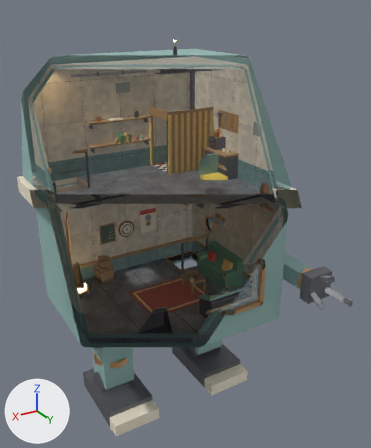
A saved change to the glTF model assets/models/mecha.glb.
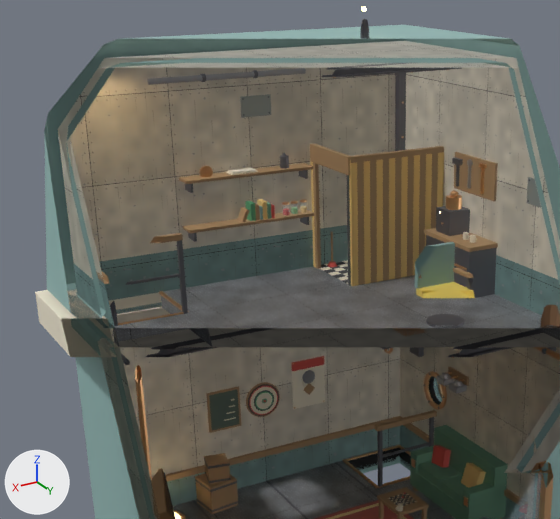
Old and new are each drawn whole from a camera (50 mm lens) standing at (5.44, 10.43, 9.73) and looking at (-0.28, 0.91, 4.97) and again close up on the part from 0% to 72% of the width and 8% to 64% of the height. The lights are fixed; the arrows at lower left show +X, +Y and +Z. The first two pictures are the older version. Everything nearer to the camera than a plane just in front of the edit is cut away. Vertices at exactly the same position are counted once.

Names of what the first close-up shows: 'Ext_Body', 'Ext_Collar', 'Ext_Details', 'Ext_Head', 'Int_Belly', 'Int_Circulation', 'Int_Decor', 'Int_DecorHead', 'Int_Head', 'Int_Slab', 'Int_Toilet', 'Shell_Head' and 2 more.
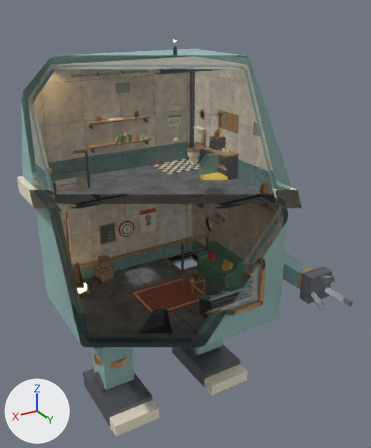
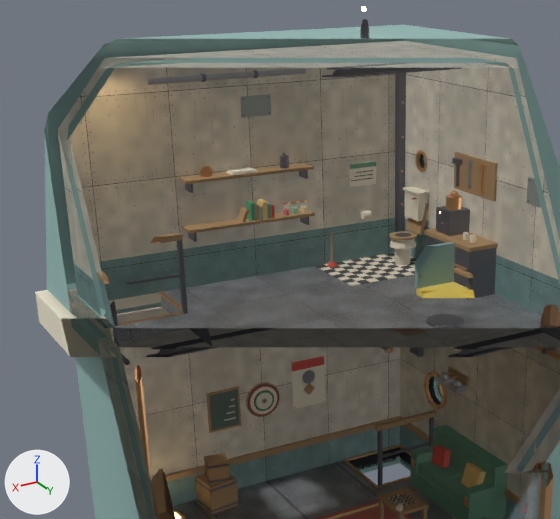
The change, as a diff of the scene's bpy script:
```diff
--- a/assets/models/mecha.glb.py
+++ b/assets/models/mecha.glb.py
@@ me_int_toilet @@
 # used by ob_int_toilet; location = (0.0, 0.0, 0.0)
-me_int_toilet.from_pydata(...)  # 800 vertices, 2008 faces; spans x -2.55..-0.83, y -1.9..-0.88, z 5.6..7.22
-me_int_toilet.materials.append(mat_cushion)  # beige #efcb81
+me_int_toilet.from_pydata(...)  # 660 vertices, 1768 faces; spans x -2.55..-0.85, y -1.9..-0.9, z 5.6..7.1
+# me_int_toilet part 1: 15 loose pieces with 140 vertices, spanning x -2.2..-0.83, y -1.9..-0.88, z 5.6..7.22, are deleted
 me_int_toilet.materials.append(mat_wood)
-me_int_toilet.materials.append(mat_irondark)  # grey #737379
 me_int_toilet.materials.append(mat_cream)
```

Location of each change, [x1, y1, x2, y2] in pixels of the close-ups (560 x 519 px):
'Int_Toilet', reshaped
    before: [310, 144, 444, 286]
    after: [315, 150, 429, 286]
part 1 of me_int_toilet, deleted
    before: [310, 144, 444, 286]
